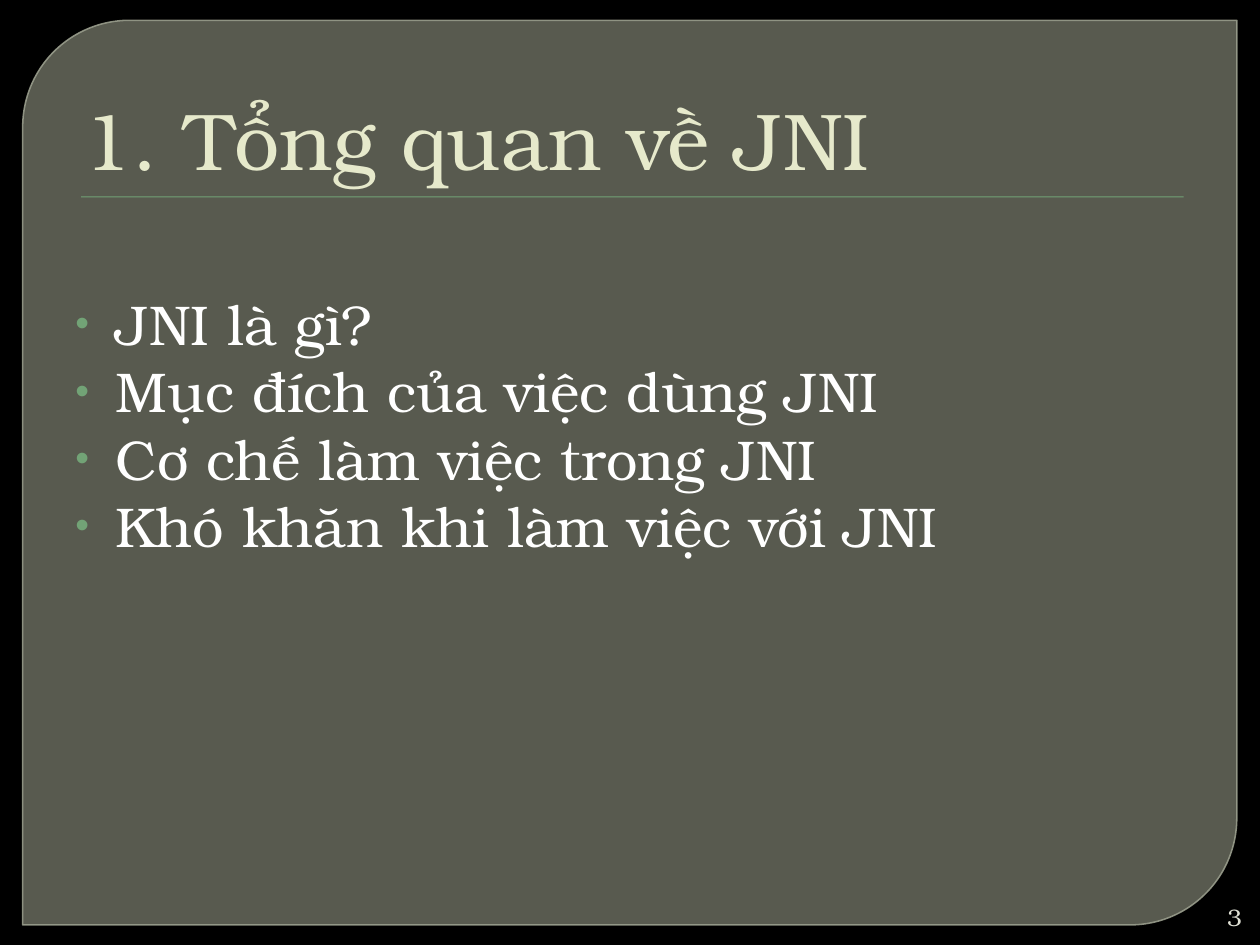
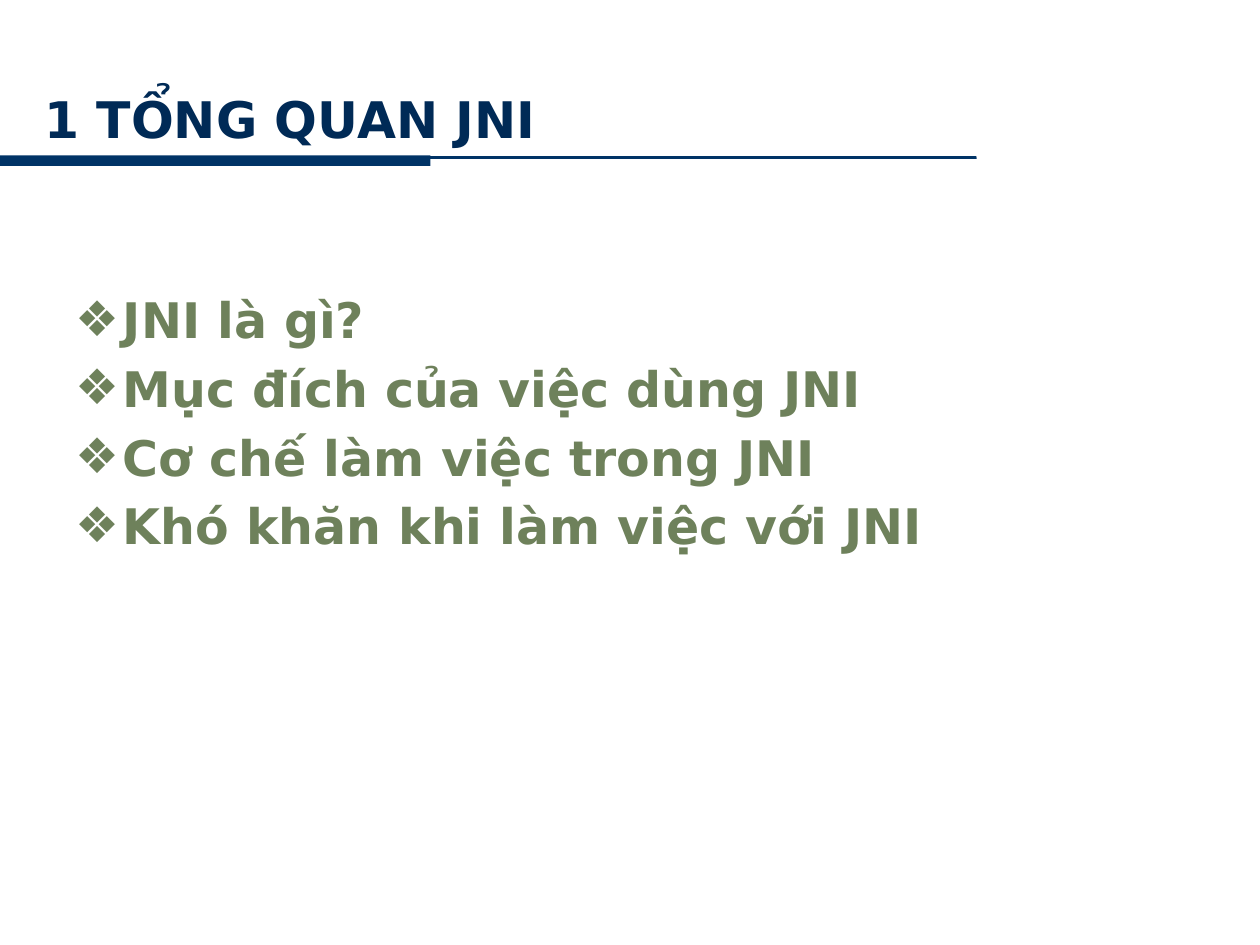
Before and after one commit to minhkhanh/UofS-Java, a slide deck: slide 3 of Seminar_JNI/Slide_00.pptx. Drawn at 1260x945 pixels with LibreOffice and Linux fonts; fonts in the diff are those of the drawing; background and template pictures are left out. Boxes give left, top, right and bottom in pixels: in the first picture for what was removed or moved away, otherwise in the second. Text is boxed around its words. In the diff, an @@ line names an element or a change of style, - is before the commit and + after.

```diff
--- a/Seminar_JNI/Slide_00.pptx
+++ b/Seminar_JNI/Slide_00.pptx
@@ round diag rect removed at (23,20,1237,925) @@
@@ text added at (987,21,1228,53), 10 pt, text #FFFFFF @@
+www.hcmus.edu.vn
@@ title "1 TỔNG QUAN JNI" at (44,97,536,148): vertical alignment bottom to middle @@
@@ title at (44,97,536,148): text changed; size 46 to 28.8 pt; font TeX Gyre Bonum to DejaVu Sans; text colour #E7EACB to gradient #00152B to #002A56 to #002750; bold on @@
-1. Tổng quan về JNI
+1 TỔNG QUAN JNI
@@ line added from (976, 158) to (0, 158), #003366 1.5 pt @@
@@ line added from (0, 160) to (431, 160), #003366 6 pt @@
@@ rectangle removed at (81,197,1183,198) @@
@@ text "JNI là gì?" at (123,299,922,555): size 32 to 28 pt, font TeX Gyre Bonum to DejaVu Sans, text colour #FFFFFF to #6E815B, bold on; bullet • to ❖; more space between paragraphs; bullet colour #72A376 to #6E815B @@
@@ page number: place and size @@
-page number at (1227,909,1242,927)
+page number at (472,903,766,937)
@@ page number at (472,903,766,937): size 13.6 to 10 pt, font TeX Gyre Bonum to DejaVu Sans, text colour #E0E0D4 to #FFFFFF; alignment right to centre; vertical alignment middle to top @@
```
Also in this commit, not shown: 4 other slides changed, 9 slides added, 6 slides removed.
